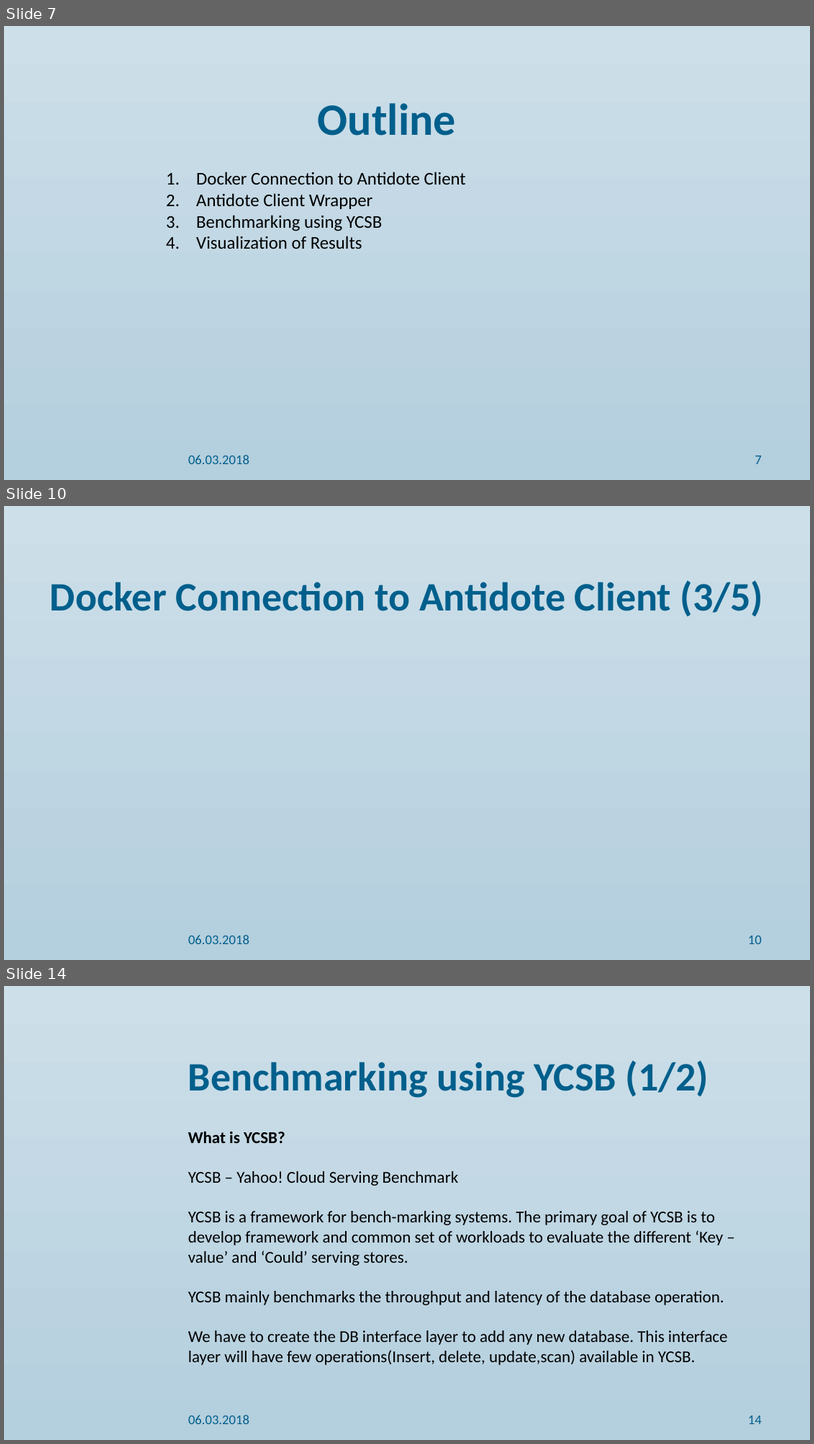
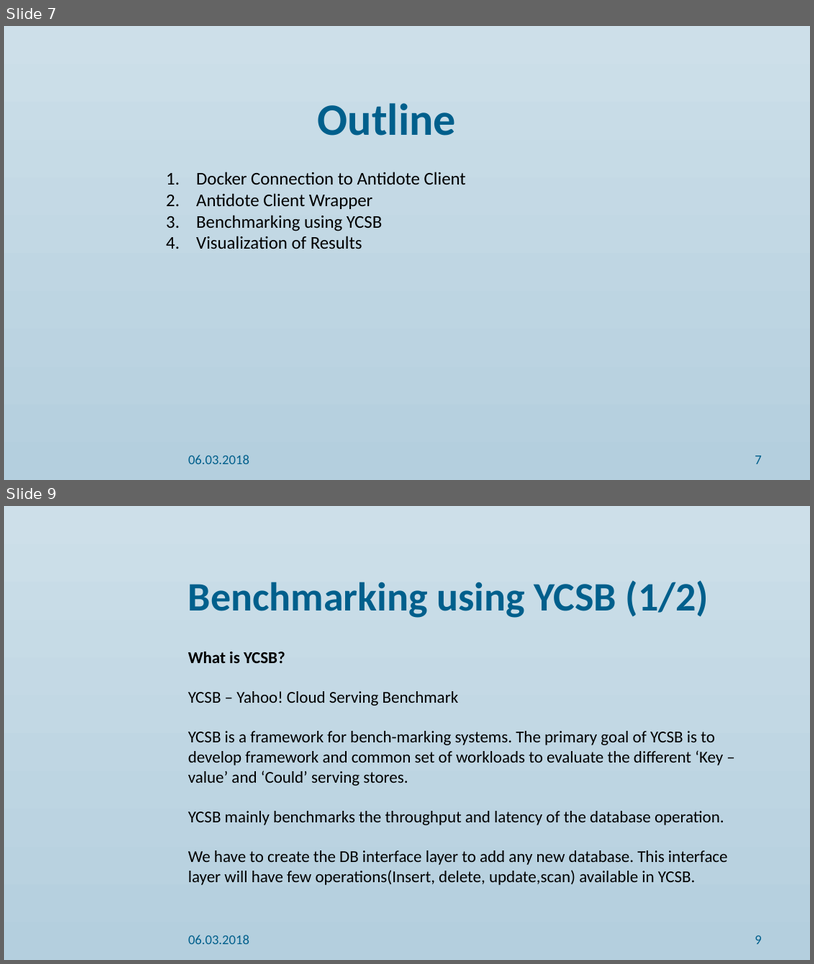
Before and after one commit to alkascaria/7_project4_antidote_benchmarks, a slide deck: Final Presentation/final presentation ppt.pptx. Shown one above the other, each under a label of ours: slides 7, 10 and 14 before the commit, slides 7 and 9 after it; the slides between them are not shown. The pictures are 814x1444 and 814x964 pixels, drawn with LibreOffice and Linux fonts; fonts in the diff are those of the drawing; background and template pictures are left out. Boxes give left, top, right and bottom in pixels: in the first picture for what was removed or moved away, otherwise in the second. Text is boxed around its words. In the diff, an @@ line names an element or a change of style, - is before the commit and + after.

```diff
--- a/Final Presentation/final presentation ppt.pptx
+++ b/Final Presentation/final presentation ppt.pptx
@@ slide 10 removed at <box>4,506,810,960</box>, background gradient #CDDFE9 to #B4CFDE @@
@@ title removed at <box>50,580,764,617</box> @@
-Docker Connection to Antidote Client (3/5)
@@ text removed at <box>188,934,250,944</box> @@
-06.03.2018
@@ page number removed at <box>748,935,762,944</box> @@
-10
@@ what was slide 14 is now slide 9 @@
@@ page number at <box>755,935,761,944</box>: text changed @@
-14
+9
```
Also in this commit, not shown: 6 slides changed, 1 slide added, 4 other slides removed.
